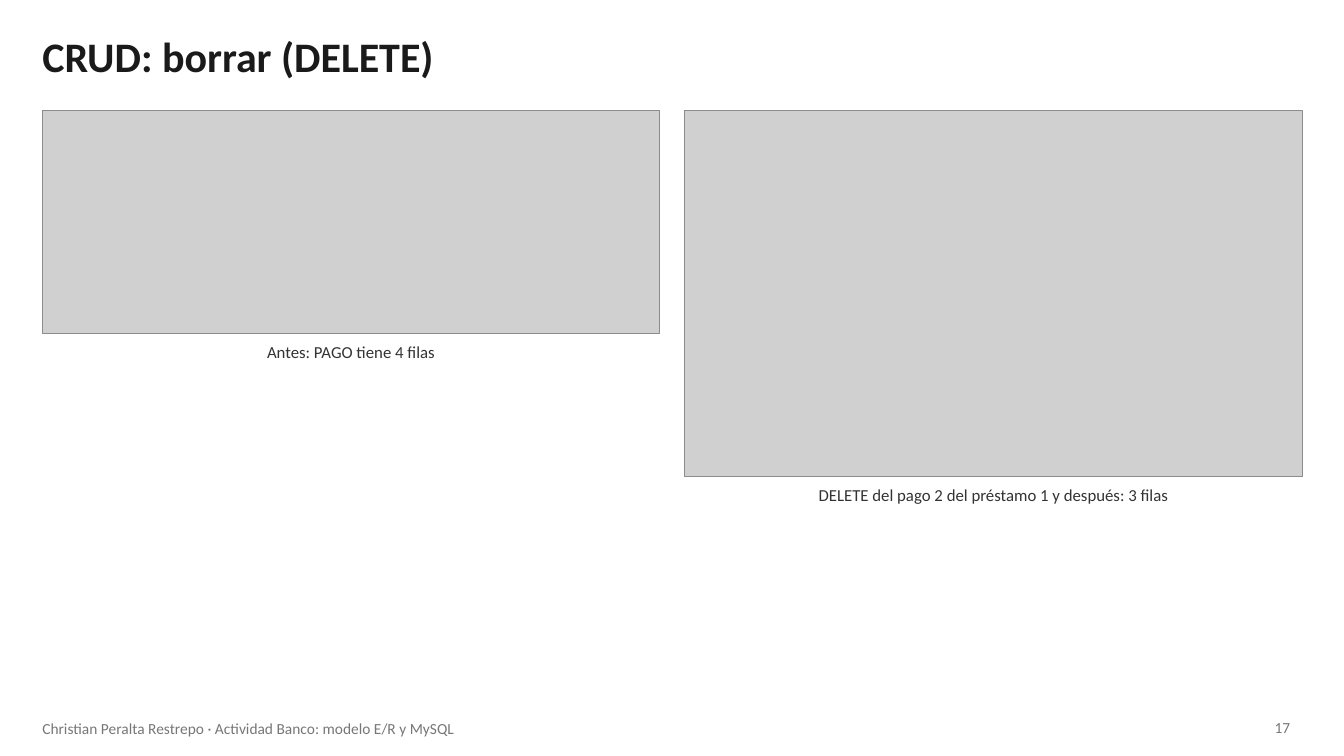
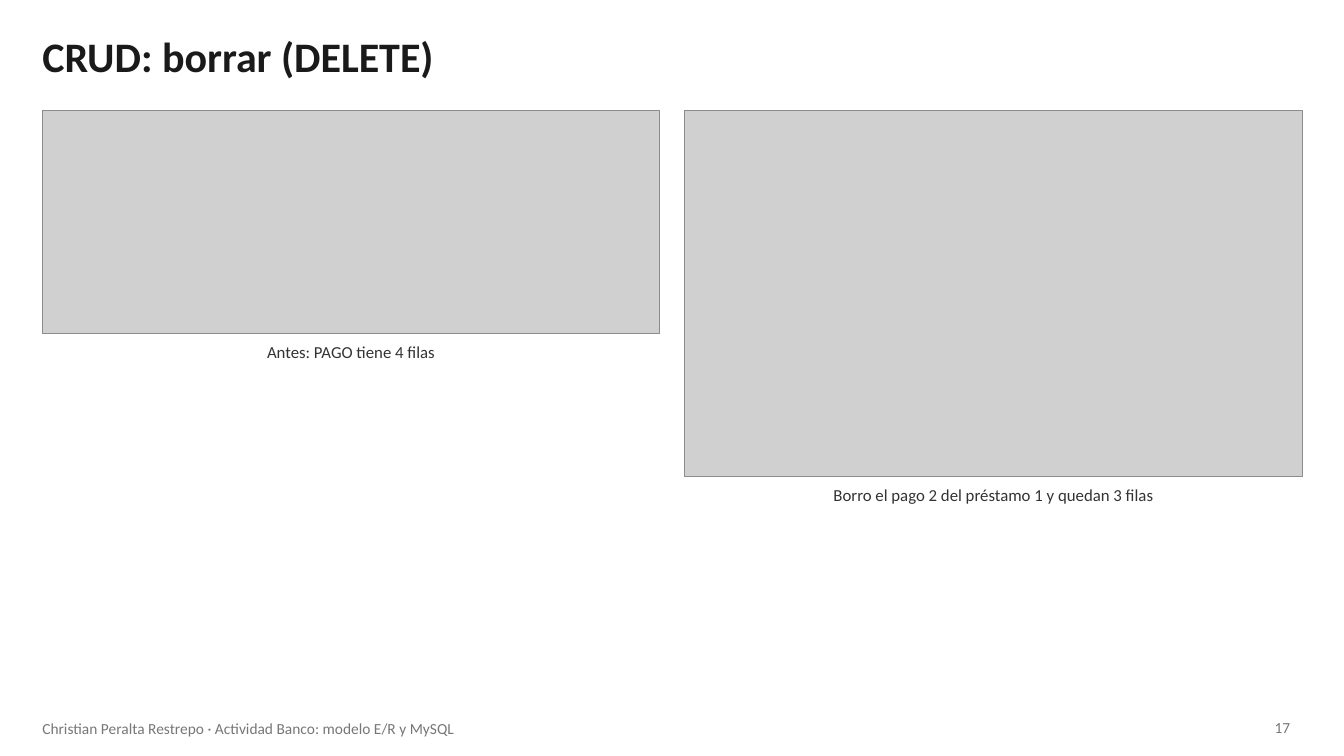
Before and after one commit to christiansan141/CuerpoTeo, a slide deck: slide 17 of Actividad_Banco_ChristianPeralta.pptx. Drawn at 1344x756 pixels with LibreOffice and Linux fonts; fonts in the diff are those of the drawing; grey boxes stand for pictures. Boxes give left, top, right and bottom in pixels: in the first picture for what was removed or moved away, otherwise in the second. Text is boxed around its words. In the diff, an @@ line names an element or a change of style, - is before the commit and + after.

```diff
--- a/Actividad_Banco_ChristianPeralta.pptx
+++ b/Actividad_Banco_ChristianPeralta.pptx
@@ text at [833,489,1153,504]: text changed @@
-DELETE del pago 2 del préstamo 1 y después: 3 filas
+Borro el pago 2 del préstamo 1 y quedan 3 filas
```
Also in this commit, not shown: 11 other slides changed, 1 other file.
